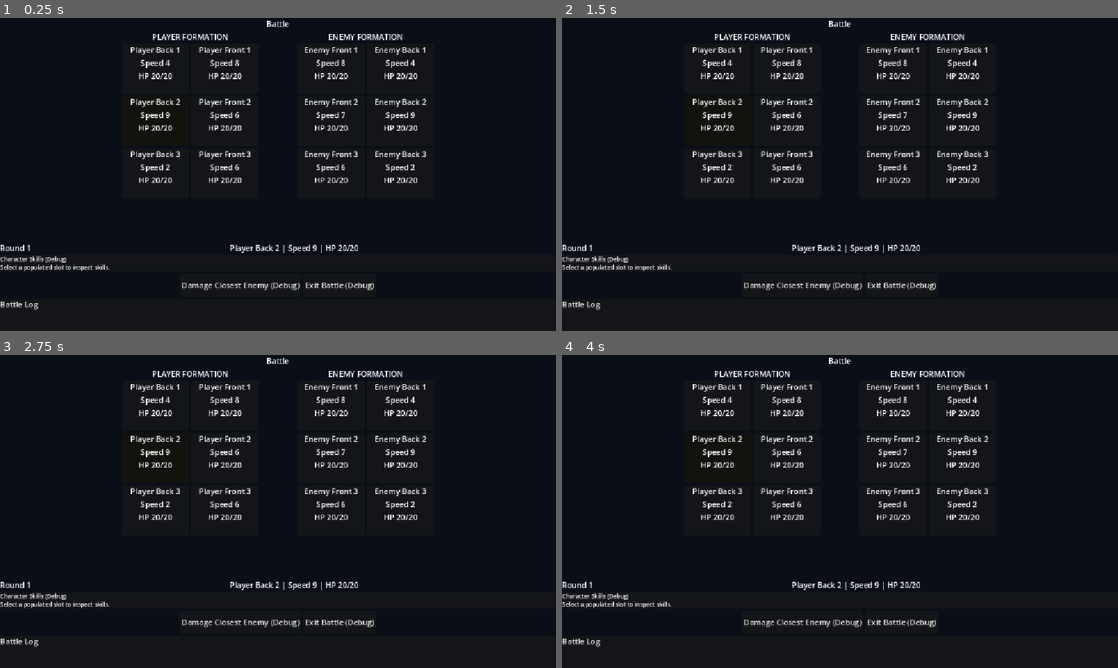
Above: before the commit, frames 1-4 (two rows, left to right).
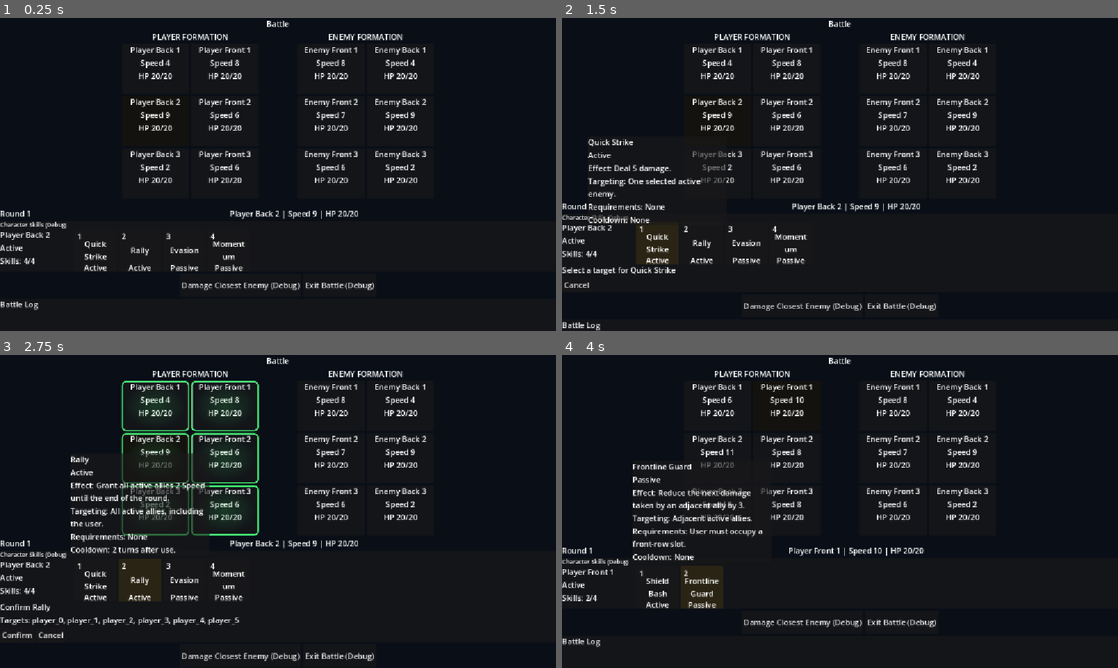
Above: after the commit, the same moments.

Repository: Poostaq/two-dimensional-experiment
Game: Godot game, scene res://Scenes/battle_arena.tscn
The game is run twice, just before and just after one commit, with the same random seed, the same clock (stepped at 60 frames per second) and the same inputs. This scene is started directly instead of the project's main scene.
Inputs (mouse positions are in pixels of both pictures, inside the frame that each line leads up to):
- Up to frame 1 (0.25 s): no input
- Up to frame 2 (1.5 s): click (656, 249) at 0.5 s, where only the run after the commit has a clickable "1"; click (656, 243) at 1.25 s, where only the run after the commit has a clickable "1"
- Up to frame 3 (2.75 s): click (139, 580) at 2 s, where only the run after the commit has a clickable "2"
- Up to frame 4 (4 s): click (578, 633) at 2.75 s, where only the run after the commit has a clickable "Confirm"; click (701, 586) at 3.5 s, where only the run after the commit has a clickable "2"

The runs differ from the first frame. In frame 1, 1.9% of the frame differs, in the area x 0-65%, y 61-81%; in frame 2, 5.0%; in frame 3, 7.9%, in the area x 0-68%, y 8-98%; in frame 4, 4.1%.

Commit message:
feat: lock skill panel to active battle unit

Diff:
--- a/Scripts/Battle/battle_arena.gd
+++ b/Scripts/Battle/battle_arena.gd
@@ -198,12 +198,29 @@
 
 
 func inspect_unit(unit_id: StringName) -> void:
-	var unit := get_unit_by_id(unit_id)
-	if not is_instance_valid(unit):
+	var current_unit := get_current_unit()
+	if (
+		_battle_outcome != BattleOutcome.Type.IN_PROGRESS
+		or not is_instance_valid(current_unit)
+	):
 		_clear_skill_inspector()
 		return
-	_selected_skill_id = &""
-	_inspected_unit_id = unit.unit_id
+	if unit_id != current_unit.unit_id or _inspected_unit_id == current_unit.unit_id:
+		return
+	_sync_skill_inspector_to_current_turn()
+
+
+func _sync_skill_inspector_to_current_turn() -> void:
+	var current_unit := get_current_unit()
+	if (
+		_battle_outcome != BattleOutcome.Type.IN_PROGRESS
+		or not is_instance_valid(current_unit)
+	):
+		_clear_skill_inspector()
+		return
+	if _inspected_unit_id != current_unit.unit_id:
+		_selected_skill_id = &""
+	_inspected_unit_id = current_unit.unit_id
 	_refresh_skill_inspector()
 
 
@@ -939,7 +956,7 @@
 func _refresh_turn_ui() -> void:
 	_round_label.text = "Round %d" % round_number
 	_render_units()
-	_refresh_skill_inspector()
+	_sync_skill_inspector_to_current_turn()
 	_refresh_result_ui()
 	if is_battle_complete():
 		_current_unit_label.text = BattleOutcome.get_display_text(_battle_outcome)
--- /dev/null
+++ b/Tests/Battle/test_active_turn_skill_lock.gd
@@ -0,0 +1,218 @@
+class_name ActiveTurnSkillLockTests
+extends SceneTree
+
+const ARENA_PATH := "res://Scenes/battle_arena.tscn"
+const EXPECTED_TEST_COUNT := 5
+
+var _failures: Array[String] = []
+
+
+func _initialize() -> void:
+	call_deferred("_run")
+
+
+func _run() -> void:
+	await _test_initial_turn_locks_skill_panel_to_current_unit()
+	await _test_non_current_slot_click_cannot_override_active_unit()
+	await _test_turn_advance_syncs_skill_panel_for_player_and_enemy()
+	await _test_current_unit_removal_rebuilds_queue_and_syncs_skill_panel()
+	await _test_no_current_unit_or_battle_end_clears_skill_panel()
+	_report()
+	quit(1 if not _failures.is_empty() else 0)
+
+
+func _test_initial_turn_locks_skill_panel_to_current_unit() -> void:
+	var arena := await _instantiate_arena()
+	arena.call("configure_units", _typed_units([
+		_unit(&"player_fast", "Player Fast", BattleUnitState.Side.PLAYER, 0, 10),
+		_unit(&"enemy_slow", "Enemy Slow", BattleUnitState.Side.ENEMY, 0, 8),
+	]))
+	var current := arena.call("get_current_unit") as BattleUnitState
+	var initial_owner_synced: bool = (
+		is_instance_valid(current)
+		and current.unit_id == &"player_fast"
+		and arena.call("get_inspected_unit_id") == current.unit_id
+	)
+	current.current_hp = 0
+	arena.call("_refresh_turn_ui")
+	var status_label := arena.get_node_or_null("%SkillInspectorStatusLabel") as Label
+	_assert(
+		initial_owner_synced
+			and is_instance_valid(status_label)
+			and status_label.text == "Defeated",
+		"Initial turn locks skill panel to current unit",
+		"configuration must inspect current and same-turn authoritative refreshes must update presentation"
+	)
+	_free_arena(arena)
+
+
+func _test_non_current_slot_click_cannot_override_active_unit() -> void:
+	var arena := await _instantiate_arena()
+	arena.call("configure_units", _typed_units([
+		_unit(&"player_fast", "Player Fast", BattleUnitState.Side.PLAYER, 0, 10),
+		_unit(&"enemy_slow", "Enemy Slow", BattleUnitState.Side.ENEMY, 0, 8),
+	]))
+	var enemy_slot := _find_slot(arena.call("get_enemy_slots") as Array, &"enemy_slow")
+	var skill_rows := arena.get_node_or_null("%SkillInspectorSkills") as HBoxContainer
+	var original_skill_button := (
+		skill_rows.get_child(0) as Button
+		if is_instance_valid(skill_rows) and skill_rows.get_child_count() > 0
+		else null
+	)
+	var selected_skill_before: StringName = arena.call("get_selected_skill_id")
+	var presentation_before: Dictionary = arena.call("get_skill_presentation_snapshot")
+	var click := InputEventMouseButton.new()
+	click.button_index = MOUSE_BUTTON_LEFT
+	click.pressed = true
+	if is_instance_valid(enemy_slot):
+		enemy_slot.gui_input.emit(click)
+	var original_button_retained: bool = (
+		is_instance_valid(original_skill_button)
+		and original_skill_button.get_parent() == skill_rows
+		and skill_rows.get_child_count() == 1
+		and skill_rows.get_child(0) == original_skill_button
+	)
+	_assert(
+		is_instance_valid(enemy_slot)
+			and arena.call("get_inspected_unit_id") == &"player_fast"
+			and original_button_retained
+			and arena.call("get_selected_skill_id") == selected_skill_before
+			and arena.call("get_skill_presentation_snapshot") == presentation_before,
+		"Non-current slot click cannot override active unit",
+		"a rejected non-current click must preserve inspector ownership and UI identity/state"
+	)
+	_free_arena(arena)
+
+
+func _test_turn_advance_syncs_skill_panel_for_player_and_enemy() -> void:
+	var arena := await _instantiate_arena()
+	arena.call("configure_units", _typed_units([
+		_unit(&"player_first", "Player First", BattleUnitState.Side.PLAYER, 0, 10),
+		_unit(&"enemy_second", "Enemy Second", BattleUnitState.Side.ENEMY, 0, 9),
+		_unit(&"player_third", "Player Third", BattleUnitState.Side.PLAYER, 1, 8),
+	]))
+	var initial_player_synced: bool = arena.call("get_inspected_unit_id") == &"player_first"
+	arena.call("advance_turn")
+	var enemy_synced: bool = arena.call("get_inspected_unit_id") == &"enemy_second"
+	arena.call("advance_turn")
+	var next_player_synced: bool = arena.call("get_inspected_unit_id") == &"player_third"
+	_assert(
+		initial_player_synced and enemy_synced and next_player_synced,
+		"Turn advance syncs skill panel for player and enemy",
+		"each turn advance must inspect its player or enemy current unit"
+	)
+	_free_arena(arena)
+
+
+func _test_current_unit_removal_rebuilds_queue_and_syncs_skill_panel() -> void:
+	var arena := await _instantiate_arena()
+	arena.call("configure_units", _typed_units([
+		_unit(&"player_current", "Player Current", BattleUnitState.Side.PLAYER, 0, 10),
+		_unit(&"enemy_next", "Enemy Next", BattleUnitState.Side.ENEMY, 0, 9),
+		_unit(&"player_last", "Player Last", BattleUnitState.Side.PLAYER, 1, 8),
+	]))
+	var removed: bool = arena.call("remove_battle_unit", &"player_current")
+	var current := arena.call("get_current_unit") as BattleUnitState
+	_assert(
+		removed
+			and is_instance_valid(current)
+			and current.unit_id == &"enemy_next"
+			and arena.call("get_inspected_unit_id") == current.unit_id,
+		"Current unit removal rebuilds queue and syncs skill panel",
+		"removing the current unit must inspect the rebuilt queue head"
+	)
+	_free_arena(arena)
+
+
+func _test_no_current_unit_or_battle_end_clears_skill_panel() -> void:
+	var arena := await _instantiate_arena()
+	arena.call("configure_units", _typed_units([]))
+	var no_current_cleared: bool = (
+		arena.call("get_current_unit") == null
+		and arena.call("get_inspected_unit_id") == &""
+		and (arena.get_node_or_null("%SkillInspectorPromptLabel") as Label).visible
+	)
+	var enemy := _unit(&"enemy", "Enemy", BattleUnitState.Side.ENEMY, 0, 8)
+	enemy.current_hp = 1
+	arena.call("configure_units", _typed_units([
+		_unit(&"player", "Player", BattleUnitState.Side.PLAYER, 0, 10),
+		enemy,
+	]))
+	arena.call("perform_debug_damage")
+	var battle_end_cleared: bool = (
+		arena.call("is_battle_complete")
+		and arena.call("get_inspected_unit_id") == &""
+		and (arena.get_node_or_null("%SkillInspectorPromptLabel") as Label).visible
+	)
+	_assert(
+		no_current_cleared and battle_end_cleared,
+		"No current unit or battle end clears skill panel",
+		"missing current units and completed battles must show the neutral prompt"
+	)
+	_free_arena(arena)
+
+
+func _unit(
+	unit_id: StringName,
+	display_name: String,
+	side: BattleUnitState.Side,
+	slot_index: int,
+	speed: int
+) -> BattleUnitState:
+	var skills: Array[CharacterSkill] = [
+		CharacterSkill.new(
+			StringName("%s_skill" % unit_id),
+			"%s Skill" % display_name,
+			CharacterSkill.Kind.ACTIVE,
+			"Test effect.",
+			"Test target.",
+			"None",
+			"None"
+		),
+	]
+	return BattleUnitState.new(unit_id, display_name, side, slot_index, speed, 20, skills)
+
+
+func _typed_units(values: Array) -> Array[BattleUnitState]:
+	var result: Array[BattleUnitState] = []
+	for value: Variant in values:
+		result.append(value as BattleUnitState)
+	return result
+
+
+func _find_slot(slots: Array, unit_id: StringName) -> Control:
+	for value: Variant in slots:
+		var slot := value as Control
+		if is_instance_valid(slot) and slot.get_meta("unit_id", &"") == unit_id:
+			return slot
+	return null
+
+
+func _instantiate_arena() -> Control:
+	var packed := load(ARENA_PATH) as PackedScene
+	var arena := packed.instantiate() as Control if packed != null else null
+	if is_instance_valid(arena):
+		root.add_child(arena)
+		await process_frame
+	return arena
+
+
+func _free_arena(arena: Control) -> void:
+	if is_instance_valid(arena):
+		arena.queue_free()
+
+
+func _assert(condition: bool, test_name: String, reason: String) -> void:
+	if not condition:
+		_failures.append("%s - %s" % [test_name, reason])
+
+
+func _report() -> void:
+	if _failures.is_empty():
+		print("Active-turn skill lock tests: PASS (%d/%d)" % [
+			EXPECTED_TEST_COUNT,
+			EXPECTED_TEST_COUNT,
+		])
+		return
+	for failure: String in _failures:
+		print("FAILED: %s" % failure)
